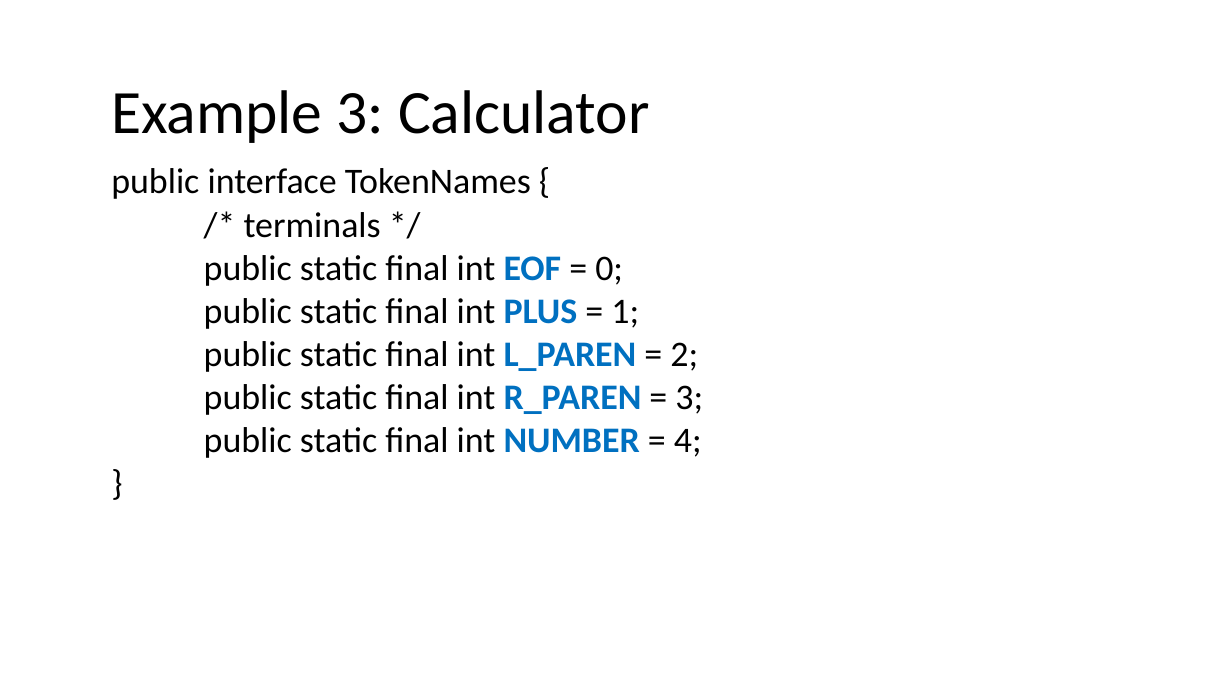
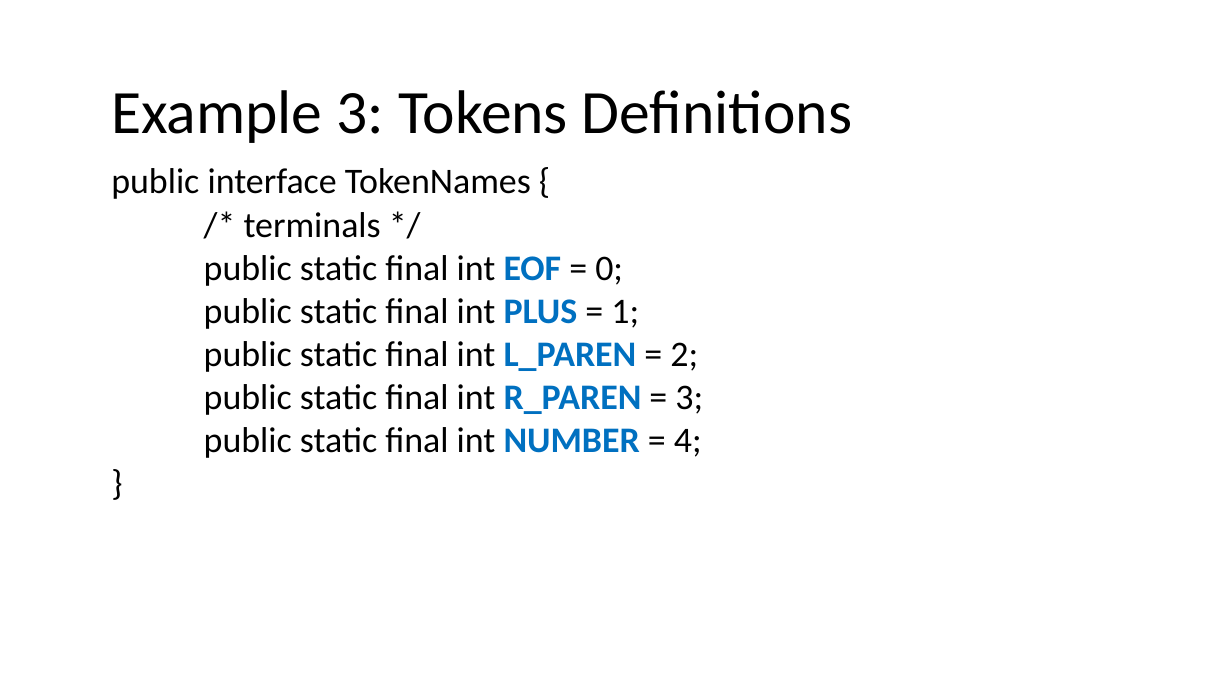
Before and after one commit to nivshani/compilation, a slide deck: slide 109 of slides/lexical_analysis.pptx (slide 103 before the commit). Drawn at 1232x693 pixels with LibreOffice and Linux fonts; fonts in the diff are those of the drawing. Boxes give left, top, right and bottom in pixels: in the first picture for what was removed or moved away, otherwise in the second. Text is boxed around its words. In the diff, an @@ line names an element or a change of style, - is before the commit and + after.

```diff
--- a/slides/lexical_analysis.pptx
+++ b/slides/lexical_analysis.pptx
@@ text at box(111, 90, 852, 143): text changed @@
-Example 3: Calculator
+Example 3: Tokens Definitions
```
Also in this commit, not shown: 10 other slides changed, 4 slides added, 1 other file.
